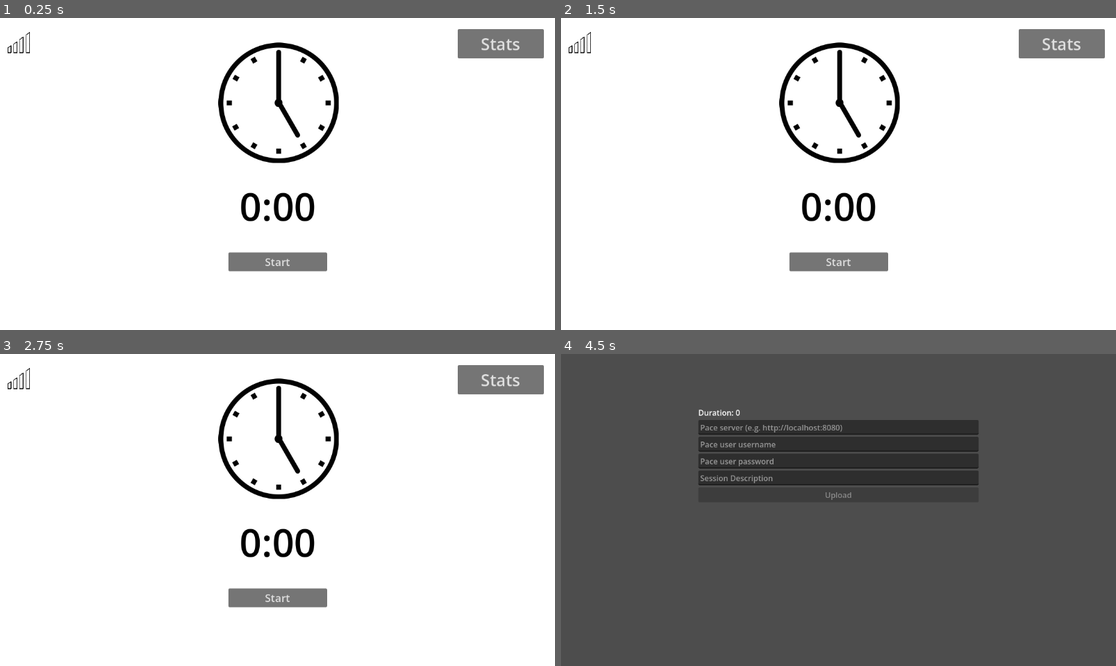
Above: before the commit, frames 1-4 (two rows, left to right).
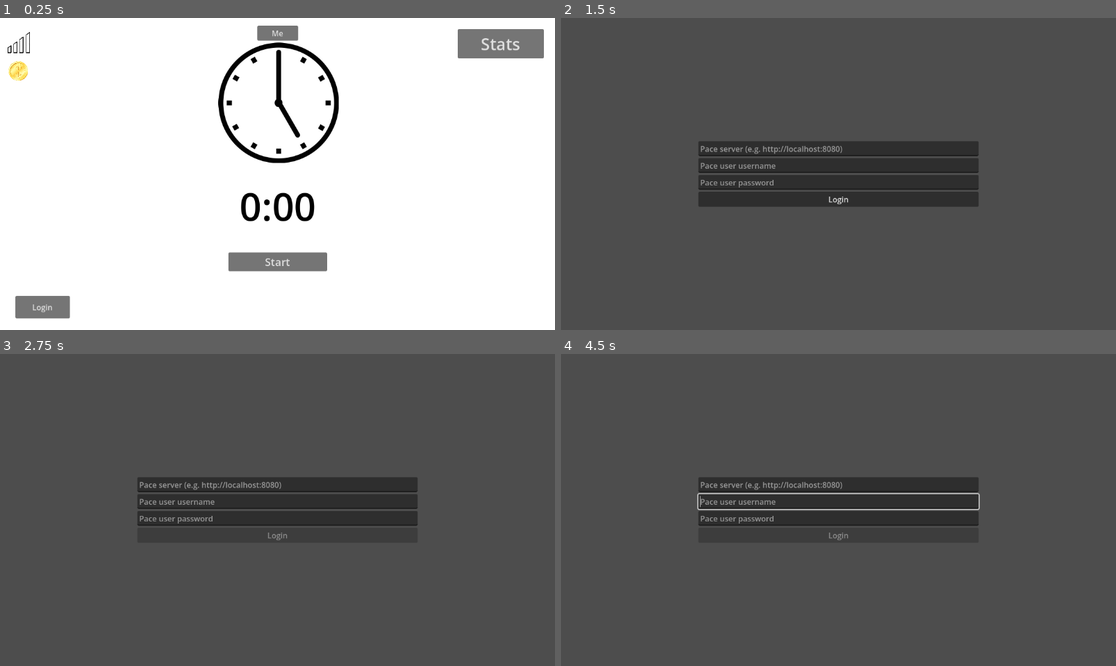
Above: after the commit, the same moments.

Repository: VeryUsual/pace
Game: Godot game, scene res://scenes/main_scene.tscn
Same seed, same stepped clock (60 frames per second), same inputs: the game is played once before the commit and once after it.
Inputs (mouse positions are in pixels of both pictures, inside the frame that each line leads up to):
- Up to frame 1 (0.25 s): no input
- Up to frame 2 (1.5 s): click "Stats" at 0.5 s; click (605, 308) at 1.25 s, where only the run after the commit has a clickable "Login"
- Up to frame 3 (2.75 s): click (277, 534) at 2 s, where only the run after the commit has a clickable "Login"
- Up to frame 4 (4.5 s): click (838, 597) at 2.75 s, where only the run before the commit has a clickable "Start"; click (838, 619) at 3.5 s, where only the run before the commit has a clickable "Stop"; click (838, 494) at 4.25 s, where only the run before the commit has a clickable "Upload"

The runs differ from the first frame. In frame 1, 1.3% of the frame differs, in the area x 1-54%, y 2-97%; in frame 2, 100%; in frame 3, 100%, in the area x 0-100%, y 0-100%; in frame 4, 13%.

Commit message:
more stuff mainly login stuff

Diff:
--- /dev/null
+++ b/PaceClientApp/scenes/login_scene.tscn
@@ -0,0 +1,46 @@
+[gd_scene format=3 uid="uid://chnvi2ms50rna"]
+
+[ext_resource type="Script" uid="uid://df2m70t335jhx" path="res://scripts/login_scene.gd" id="1_u8cht"]
+
+[node name="LoginScene" type="Control" unique_id=906861084]
+layout_mode = 3
+anchors_preset = 15
+anchor_right = 1.0
+anchor_bottom = 1.0
+grow_horizontal = 2
+grow_vertical = 2
+script = ExtResource("1_u8cht")
+
+[node name="VBoxContainer" type="VBoxContainer" parent="." unique_id=1899973049]
+layout_mode = 1
+anchors_preset = 8
+anchor_left = 0.5
+anchor_top = 0.5
+anchor_right = 0.5
+anchor_bottom = 0.5
+offset_left = -291.0
+offset_top = -214.0
+offset_right = 291.0
+offset_bottom = 214.0
+grow_horizontal = 2
+grow_vertical = 2
+alignment = 1
+
+[node name="PaceServerInput" type="LineEdit" parent="VBoxContainer" unique_id=1433709371]
+layout_mode = 2
+placeholder_text = "Pace server (e.g. http://localhost:8080)"
+
+[node name="PaceUsernameInput" type="LineEdit" parent="VBoxContainer" unique_id=843436871]
+layout_mode = 2
+placeholder_text = "Pace user username"
+
+[node name="PacePasswordInput" type="LineEdit" parent="VBoxContainer" unique_id=1406264773]
+layout_mode = 2
+placeholder_text = "Pace user password"
+secret = true
+
+[node name="LoginButton" type="Button" parent="VBoxContainer" unique_id=193220918]
+layout_mode = 2
+text = "Login"
+
+[connection signal="pressed" from="VBoxContainer/LoginButton" to="." method="_on_login_button_pressed"]
--- a/PaceClientApp/scenes/main_scene.tscn
+++ b/PaceClientApp/scenes/main_scene.tscn
@@ -3,6 +3,7 @@
 [ext_resource type="Script" uid="uid://bkwdph34sovpx" path="res://scripts/main_scene.gd" id="1_pw63i"]
 [ext_resource type="Texture2D" uid="uid://tupfkturo5xg" path="res://assets/clock.jpg" id="1_w2twt"]
 [ext_resource type="Texture2D" uid="uid://0ggv1haw0kpp" path="res://assets/level.png" id="3_7ykc4"]
+[ext_resource type="Texture2D" uid="uid://ccc8evbipr7u7" path="res://assets/gold.png" id="4_pu3yx"]
 
 [node name="MainScene" type="Control" unique_id=1146395196]
 layout_mode = 3
@@ -116,7 +117,47 @@
 theme_override_font_sizes/font_size = 30
 vertical_alignment = 1
 
+[node name="Gold" type="Sprite2D" parent="." unique_id=1759804860]
+position = Vector2(38.000004, 110.00001)
+scale = Vector2(0.03, 0.03)
+texture = ExtResource("4_pu3yx")
+
+[node name="GoldLabel" type="Label" parent="." unique_id=1280593217]
+layout_mode = 0
+offset_left = 72.0
+offset_top = 96.0
+offset_right = 171.0
+offset_bottom = 126.0
+theme_override_colors/font_color = Color(0, 0, 0, 1)
+theme_override_font_sizes/font_size = 20
+
+[node name="LoginButton" type="Button" parent="." unique_id=1807905445]
+layout_mode = 1
+anchors_preset = 2
+anchor_top = 1.0
+anchor_bottom = 1.0
+offset_left = 32.0
+offset_top = -71.0
+offset_right = 145.0
+offset_bottom = -24.0
+grow_vertical = 0
+text = "Login"
+
+[node name="MeButton" type="Button" parent="." unique_id=1008329710]
+layout_mode = 1
+anchors_preset = 5
+anchor_left = 0.5
+anchor_right = 0.5
+offset_left = -42.5
+offset_top = 16.0
+offset_right = 42.5
+offset_bottom = 47.0
+grow_horizontal = 2
+text = "Me"
+
 [connection signal="pressed" from="Control/VBoxContainer/StartButton" to="." method="_on_start_button_pressed"]
 [connection signal="pressed" from="Control/VBoxContainer/PauseButton" to="." method="_on_pause_button_pressed"]
 [connection signal="pressed" from="Control/VBoxContainer/StopButton" to="." method="_on_stop_button_pressed"]
 [connection signal="pressed" from="StatsButton" to="." method="_on_stats_button_pressed"]
+[connection signal="pressed" from="LoginButton" to="." method="_on_login_button_pressed"]
+[connection signal="pressed" from="MeButton" to="." method="_on_me_button_pressed"]
--- a/PaceClientApp/scenes/upload_scene.tscn
+++ b/PaceClientApp/scenes/upload_scene.tscn
@@ -27,7 +27,11 @@
 
 [node name="DurationLabel" type="Label" parent="VBoxContainer" unique_id=1447163224]
 layout_mode = 2
-text = "Duration: 5 minutes"
+text = "Duration: x minutes"
+
+[node name="EarnedGoldLabel" type="Label" parent="VBoxContainer" unique_id=1762779821]
+layout_mode = 2
+text = "Earned x gold"
 
 [node name="PaceServerInput" type="LineEdit" parent="VBoxContainer" unique_id=813592218]
 layout_mode = 2
--- /dev/null
+++ b/PaceClientApp/scripts/login_scene.gd
@@ -0,0 +1,36 @@
+extends Control
+
+func _ready() -> void:
+	var config = ConfigFile.new()
+	var error = config.load("user://serverconfig.cfg.pace")
+	if error == OK:
+		$VBoxContainer/PaceServerInput.text = config.get_value("serverconfig", "paceserver")
+		$VBoxContainer/PaceUsernameInput.text = config.get_value("serverconfig", "paceusername")
+		$VBoxContainer/PacePasswordInput.text = config.get_value("serverconfig", "pacepassword")
+
+func _on_login_button_pressed() -> void:
+	$VBoxContainer/LoginButton.disabled = true
+	var http_req = HTTPRequest.new()
+	add_child(http_req)
+	http_req.connect("request_completed", _on_request_completed)
+	var user = $VBoxContainer/PaceUsernameInput.text
+	var password = $VBoxContainer/PacePasswordInput.text
+	var auth=str("Basic ", Marshalls.utf8_to_base64(str(user, ":", password)))
+	var headers=["Content-Type: application/json","Authorization: "+auth]
+	var error = http_req.request($VBoxContainer/PaceServerInput.text + "/api/sessions", headers)
+
+func _on_request_completed(result, response_code, headers, body):
+	if response_code == 200:
+		$VBoxContainer/LoginButton.text = "Login Successful"
+
+		var config = ConfigFile.new()
+		config.set_value("serverconfig", "paceserver", $VBoxContainer/PaceServerInput.text)
+		config.set_value("serverconfig", "paceusername", $VBoxContainer/PaceUsernameInput.text)
+		config.set_value("serverconfig", "pacepassword", $VBoxContainer/PacePasswordInput.text)
+		config.save("user://serverconfig.cfg.pace")
+
+		await get_tree().create_timer(0.4).timeout
+		get_tree().change_scene_to_file("res://scenes/main_scene.tscn")
+	else:
+		$VBoxContainer/LoginButton.text = "Login Failed, Try Again"
+		$VBoxContainer/LoginButton.disabled = false
--- a/PaceClientApp/scripts/main_scene.gd
+++ b/PaceClientApp/scripts/main_scene.gd
@@ -23,18 +23,35 @@
 		var headers=["Content-Type: application/json","Authorization: "+auth]
 		http_req.request(pace_server + "/api/sessions", headers)
 
+		var http_req2 = HTTPRequest.new()
+		add_child(http_req2)
+		http_req2.connect("request_completed", _on_api_get_gold_completed)
+		http_req2.request(pace_server + "/api/gold", headers)
+
+		$LoginButton.text = "Switch Account"
+
 func _on_api_get_sessions_completed(result, response_code, headers, body):
+	if response_code == 200:
+		var json = JSON.new()
+		if json.parse_string(body.get_string_from_utf8())["sessions"] != null:
+			print(body.get_string_from_utf8())
+			sessions = json.parse_string(body.get_string_from_utf8())["sessions"]
+
+			var time_logs = []
+			var total_time_logged = 0
+
+			for session in sessions:
+				time_logs.append(int(session["Length_minutes"]))
+				total_time_logged += int(session["Length_minutes"])
+
+			$LvlLabel.text = "Lvl " + str(round((total_time_logged + len(time_logs))/100))
+	else:
+		$LvlLevel.text = str(response_code) + " response code from server"
+
+func _on_api_get_gold_completed(result, response_code, headers, body):
 	var json = JSON.new()
-	sessions = json.parse_string(body.get_string_from_utf8())["sessions"]
-
-	var time_logs = []
-	var total_time_logged = 0
-
-	for session in sessions:
-		time_logs.append(int(session["Length_minutes"]))
-		total_time_logged += int(session["Length_minutes"])
-
-	$LvlLabel.text = "Lvl " + str(round((total_time_logged + len(time_logs))/100))
+	var gold_amount = int(json.parse_string(body.get_string_from_utf8())["gold_amount"])
+	$GoldLabel.text = str(gold_amount) + " gold"
 
 func format_time(t: float) -> String:
 	var hours = int(t / 3600.0)
@@ -95,3 +112,9 @@
 
 func _on_stats_button_pressed() -> void:
 	get_tree().change_scene_to_file("res://scenes/stats_scene.tscn")
+
+func _on_login_button_pressed() -> void:
+	get_tree().change_scene_to_file("res://scenes/login_scene.tscn")
+
+func _on_me_button_pressed() -> void:
+	pass # Replace with function body.
--- a/PaceClientApp/scripts/stats_scene.gd
+++ b/PaceClientApp/scripts/stats_scene.gd
@@ -41,51 +41,63 @@
 
 func _on_api_get_sessions_completed(result, response_code, headers, body):
 	var json = JSON.new()
-	sessions = json.parse_string(body.get_string_from_utf8())["sessions"]
+	if json.parse_string(body.get_string_from_utf8())["sessions"] != null:
+		sessions = json.parse_string(body.get_string_from_utf8())["sessions"]
 
-	var date_dict = Time.get_datetime_dict_from_system()
-	var today_formatted = "%04d-%02d-%02d" % [date_dict["year"], date_dict["month"], date_dict["day"]]
-	var time_logged_today = 0
-	var total_time_logged = 0
-	var unix_time := Time.get_unix_time_from_datetime_dict(date_dict)
-	var time_logs = []
+		var date_dict = Time.get_datetime_dict_from_system()
+		var today_formatted = "%04d-%02d-%02d" % [date_dict["year"], date_dict["month"], date_dict["day"]]
+		var time_logged_today = 0
+		var total_time_logged = 0
+		var unix_time := Time.get_unix_time_from_datetime_dict(date_dict)
+		var time_logs = []
 
-	for session in sessions:
-		if session["Datetime"].begins_with(today_formatted):
-			time_logged_today += int(session["Length_minutes"])
-	$Label.text = "Today, you've logged " + make_minutes_minutes_and_hours(time_logged_today) + "."
-
-	for session in sessions:
-		time_logs.append(int(session["Length_minutes"]))
-		total_time_logged += int(session["Length_minutes"])
-	$ColorRect/Label2.text = make_minutes_minutes_and_hours(total_time_logged, true)
-
-	$ColorRect6/Label2.text = str(time_logs.max()) + " minutes"
-
-	var sum = time_logs.reduce(func(a, n): return a + n)
-	$ColorRect5/Label2.text = str(sum / time_logs.size()) + " minutes"
-
-	var streak = 0
-	while true:
 		for session in sessions:
 			if session["Datetime"].begins_with(today_formatted):
-				unix_time -= 86400
-				streak += 1
-				continue
-		break
-	$ColorRect2/Label2.text = str(streak) + " day(s)"
+				time_logged_today += int(session["Length_minutes"])
+		$Label.text = "Today, you've logged " + make_minutes_minutes_and_hours(time_logged_today) + "."
 
-	var sessions_reversed = sessions
-	sessions_reversed.reverse()
+		for session in sessions:
+			time_logs.append(int(session["Length_minutes"]))
+			total_time_logged += int(session["Length_minutes"])
+		$ColorRect/Label2.text = make_minutes_minutes_and_hours(total_time_logged, true)
 
-	for session in sessions_reversed:
-		var label = Label.new()
-		label.text = session["Datetime"] + ": Did \"" + session["Description"] + "\" for " + session["Length_minutes"] + " minutes"
-		$ScrollContainer/VBoxContainer.add_child(label)
+		$ColorRect6/Label2.text = str(time_logs.max()) + " minutes"
 
-	$GoalProgressBar.value = time_logged_today
-	$GoalProgressBar.max_value = Globals.goal_per_day
-	$GoalLabel.text = "You have done " + str((time_logged_today/Globals.goal_per_day)*100) + "% of your goal of " + str(Globals.goal_per_day) + " minutes!"
+		var sum = time_logs.reduce(func(a, n): return a + n)
+		$ColorRect5/Label2.text = str(sum / time_logs.size()) + " minutes"
+
+		var streak = 0
+		while true:
+			for session in sessions:
+				if session["Datetime"].begins_with(today_formatted):
+					unix_time -= 86400
+					streak += 1
+					continue
+			break
+		$ColorRect2/Label2.text = str(streak) + " day(s)"
+
+		var sessions_reversed = sessions
+		sessions_reversed.reverse()
+
+		for session in sessions_reversed:
+			var label = Label.new()
+			label.text = session["Datetime"] + ": Did \"" + session["Description"] + "\" for " + session["Length_minutes"] + " minutes"
+			$ScrollContainer/VBoxContainer.add_child(label)
+
+		$GoalProgressBar.value = time_logged_today
+		$GoalProgressBar.max_value = Globals.goal_per_day
+		$GoalLabel.text = "You have done " + str((time_logged_today/Globals.goal_per_day)*100) + "% of your goal of " + str(Globals.goal_per_day) + " minutes!"
+	else:
+		$Label.text = "No data! Start by recording a session!"
+		$GoalLabel.text = "No data! Start by recording a session!"
+		$GoalProgressBar.visible = false
+		$ColorRect.visible = false
+		$ColorRect2.visible = false
+		$ColorRect5.visible = false
+		$ColorRect6.visible = false
+		$ExportButton.visible = false
+		await get_tree().create_timer(2.5).timeout
+		get_tree().change_scene_to_file("res://scenes/main_scene.tscn")
 
 func _process(delta: float) -> void:
 	var sessions_reversed = sessions.duplicate()
--- a/PaceClientApp/scripts/upload_scene.gd
+++ b/PaceClientApp/scripts/upload_scene.gd
@@ -1,8 +1,20 @@
 extends Control
 
+var gold_earned = 0
+var rng = RandomNumberGenerator.new()
+
 func _ready() -> void:
+	rng.randomize()
+	gold_earned = int(round((Globals.time_length/60)/5))
 	$VBoxContainer/DurationLabel.text = "Duration: " + str(int(round(Globals.time_length/60)))
-
+	if rng.randi_range(1, 26) == 2:
+		gold_earned = gold_earned * 10
+		$VBoxContainer/EarnedGoldLabel.text = "Earned " + str(gold_earned) + " gold with 10x BONUS!"
+	elif rng.randi_range(1, 10) == 2:
+		gold_earned = gold_earned * 3
+		$VBoxContainer/EarnedGoldLabel.text = "Earned " + str(gold_earned) + " gold with 3x BONUS!"
+	else:
+		$VBoxContainer/EarnedGoldLabel.text = "Earned " + str(gold_earned) + " gold"
 	var config = ConfigFile.new()
 	var error = config.load("user://serverconfig.cfg.pace")
 	if error == OK:
@@ -22,6 +34,20 @@
 	var error = http_req.request($VBoxContainer/PaceServerInput.text + "/api/session/create?length=" + str(int(round(Globals.time_length/60))) + "&desc=" + $VBoxContainer/SessionDescInput.text.uri_encode(), headers)
 
 func _on_upload_completed(result, response_code, headers, body):
+	if response_code == 200:
+		var http_req = HTTPRequest.new()
+		add_child(http_req)
+		http_req.connect("request_completed", _on_gold_update_completed)
+		var user = $VBoxContainer/PaceUsernameInput.text
+		var password = $VBoxContainer/PacePasswordInput.text
+		var auth=str("Basic ", Marshalls.utf8_to_base64(str(user, ":", password)))
+		var webreqheaders=["Content-Type: application/json","Authorization: "+auth]
+		var error = http_req.request($VBoxContainer/PaceServerInput.text + "/api/gold/add?amount=" + str(gold_earned), webreqheaders)
+	else:
+		$VBoxContainer/UploadButton.text = "Upload Failed, Try Again"
+		$VBoxContainer/UploadButton.disabled = false
+
+func _on_gold_update_completed(result, response_code, headers, body):
 	print("upload done")
 	print(body.get_string_from_utf8())
 	if response_code == 200:
@@ -36,5 +62,5 @@
 		await get_tree().create_timer(0.4).timeout
 		get_tree().change_scene_to_file("res://scenes/main_scene.tscn")
 	else:
-		$VBoxContainer/UploadButton.text = "Upload Failed, Try Again"
-		$VBoxContainer/UploadButton.disabled = false
+		print("Gold Upload Failed")
+		get_tree().change_scene_to_file("res://scenes/main_scene.tscn")
Binary file added: PaceClientApp/assets/gold.png
Not shown, added: PaceClientApp/assets/gold.png.import
Not shown, added: PaceClientApp/scripts/login_scene.gd.uid
